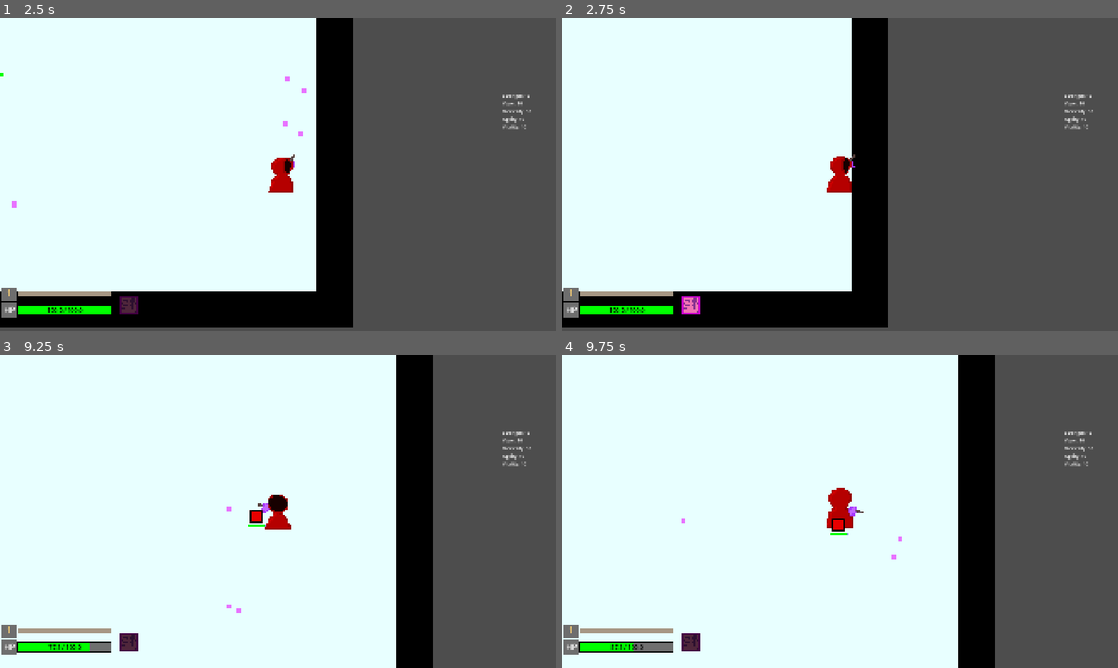
Above: before the commit, frames 1-4 (two rows, left to right).
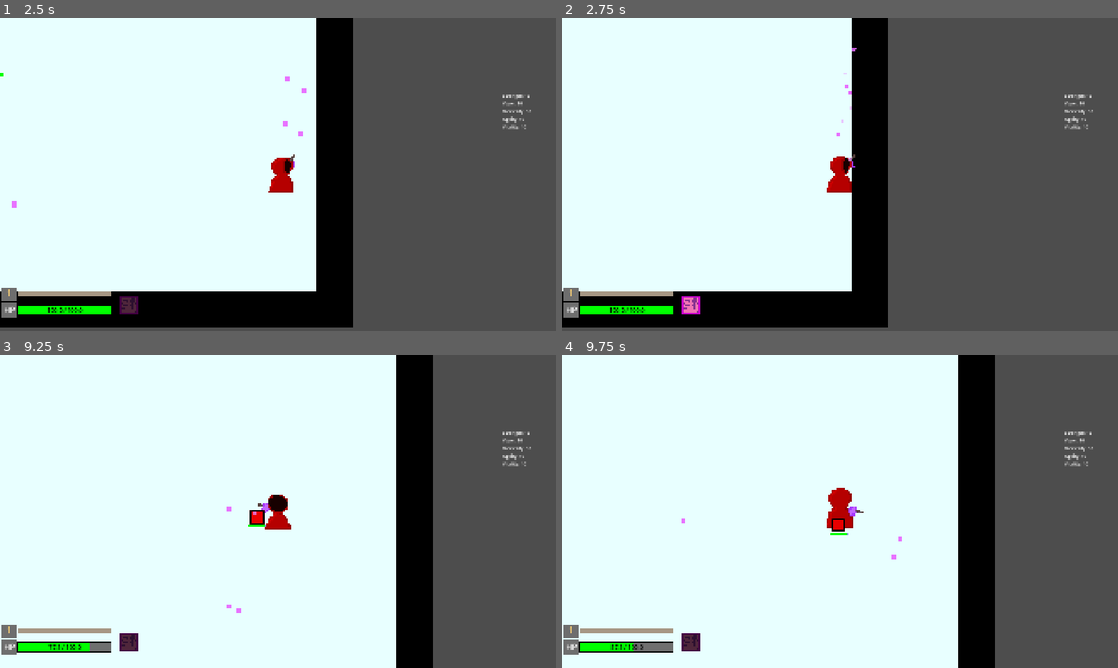
Above: after the commit, the same moments.

Repository: viggogoeth/NotMG
Game: Godot game, scene res://maps/dojo_world/dojo_map_2.tscn
The game is run twice, just before and just after one commit, with the same random seed, the same clock (stepped at 60 frames per second) and the same inputs. This scene is started directly instead of the project's main scene.
Inputs (mouse positions are in pixels of both pictures, inside the frame that each line leads up to):
- Up to frame 1 (2.5 s): tap Enter at 0.5 s; move the mouse to (400, 158) at 0.52 s; hold D (g_move_right) 0.53-1.25 s; tap Space (g_dodge) at 0.6 s; click (400, 158) at 0.67 s; drag from (166, 190) to (283, 174) at 1.27 s; move the mouse to (333, 105) at 2.02 s; press the mouse at (333, 105) at 2.03 s; hold D (g_move_right) from 2.03 s (still down)
- Up to frame 2 (2.75 s): keep holding D (g_move_right)
- Up to frame 3 (9.25 s): release D (g_move_right) at 2.75 s; release the mouse at (333, 442) at 2.75 s; drag from (250, 574) to (111, 464) at 2.77 s; tap Space (g_dodge) at 3.5, 8.1 s; move the mouse to (444, 558) at 3.52 s; hold A (g_move_left) 3.53-4.25 s; tap Mouse wheel down (g_zoom_out) at 3.6 s; drag from (111, 464) to (272, 511) at 4.27 s; move the mouse to (305, 511) at 5.02 s; hold S (g_move_down) 5.03-5.75 s; hold E (g_interact) 5.03-5.75 s; click (305, 511) at 5.17 s; drag from (194, 433) to (166, 527) at 5.77 s; move the mouse to (400, 495) at 6.52 s; hold W (g_move_up) 6.53-7.25 s; tap Mouse wheel up (g_zoom_in) at 6.6 s; drag from (166, 527) to (278, 508) at 7.27 s; move the mouse to (333, 442) at 8.02 s; hold S (g_move_down) 8.03-8.75 s; drag from (250, 574) to (111, 464) at 8.77 s
- Up to frame 4 (9.75 s): move the mouse to (1006, 558) at 9.52 s; press the mouse at (1006, 558) at 9.53 s; hold W (g_move_up) from 9.53 s (still down)

Frame 1 is identical in both runs. In frame 2, less than 0.1% of the frame differs, in the area x 49-53%, y 9-46%; in frame 3, less than 0.1%, in the area x 44-48%, y 49-55%; in frame 4, nothing differs.

Commit message:
projectile particles and a little hit animation for enemies

Diff:
--- a/entities/characters/enemies/base_enemy.gd
+++ b/entities/characters/enemies/base_enemy.gd
@@ -16,10 +16,15 @@
 
 @export var health_component: Node2D
 
+@export var sprites: Node2D
+var old_scale: Vector2
+
 var player: Player
 
 func _ready() -> void:
 	player = get_tree().get_first_node_in_group("player")
+	old_scale = sprites.scale
+
 
 func add_exp() -> void:
 	print("adding exp")
@@ -45,3 +50,7 @@
 func take_damage(amount: float) -> void:
 	var resist_adjusted_damage = amount * (1 - resistance)
 	health_component.take_damage(resist_adjusted_damage)
+
+	var scale_tween = create_tween()
+	scale_tween.tween_property(sprites, "scale", old_scale*1.1, 0.1)
+	scale_tween.tween_property(sprites, "scale", old_scale, 0.1)
--- a/entities/characters/enemies/slimes/green_slime.tscn
+++ b/entities/characters/enemies/slimes/green_slime.tscn
@@ -108,12 +108,13 @@
 fill_from = Vector2(0.5, 0.5)
 fill_to = Vector2(0.75, 0)
 
-[node name="GreenSlime" type="CharacterBody2D" unique_id=720180946 node_paths=PackedStringArray("health_component") groups=["enemy", "hostile_entities"]]
+[node name="GreenSlime" type="CharacterBody2D" unique_id=720180946 node_paths=PackedStringArray("health_component", "sprites") groups=["enemy", "hostile_entities"]]
 collision_layer = 4
 collision_mask = 2
 motion_mode = 1
 script = ExtResource("1_1rtpj")
 health_component = NodePath("Scalables/HealthComponent")
+sprites = NodePath("Scalables/AnimatedSprite2D")
 
 [node name="ColorRect" type="ColorRect" parent="." unique_id=832939916]
 visible = false
--- a/entities/characters/enemies/slimes/red_slime.tscn
+++ b/entities/characters/enemies/slimes/red_slime.tscn
@@ -121,12 +121,13 @@
 &"windup": SubResource("Animation_rj7h0")
 }
 
-[node name="RedSlime" type="CharacterBody2D" unique_id=715088784 node_paths=PackedStringArray("health_component")]
+[node name="RedSlime" type="CharacterBody2D" unique_id=715088784 node_paths=PackedStringArray("health_component", "sprites")]
 collision_layer = 4
 collision_mask = 2
 motion_mode = 1
 script = ExtResource("1_faa26")
 health_component = NodePath("Scalables/HealthComponent")
+sprites = NodePath("Scalables/Sprites")
 
 [node name="ColorRect" type="ColorRect" parent="." unique_id=1996940723]
 visible = false
--- a/entities/projectiles/projectile.gd
+++ b/entities/projectiles/projectile.gd
@@ -3,6 +3,8 @@
 const STRAIGHT_PATTERN = preload("res://entities/projectiles/patterns/straight_pattern.gd")
 const SINE_PATTERN = preload("res://entities/projectiles/patterns/sine_pattern.gd")
 const HOMING_PATTERN = preload("res://entities/projectiles/patterns/homing_pattern.gd")
+
+@export var on_hit_particles: PackedScene
 
 @export var speed: float = 750.0
 @export var max_range: float = 800.0
@@ -16,6 +18,7 @@
 
 var direction: Vector2
 var straight_distance_traveled: float = 0.0
+
 
 func _ready() -> void:
 	pass
@@ -45,7 +48,17 @@
 	if body.has_method("take_damage"):
 		body.take_damage(damage)
 
+	_add_particles_to_tree()
+
 	queue_free()
+
+func _add_particles_to_tree() -> void:
+	var node = on_hit_particles.instantiate()
+	node.position = global_position
+	node.set_backsplash(direction.normalized())
+	node.start_particles()
+
+	get_tree().current_scene.add_child(node)
 
 func get_closest_target() -> Node2D:
 	var targets: Array[Node2D] = $HomingRadius.get_overlapping_bodies()
--- a/entities/projectiles/projectile.tscn
+++ b/entities/projectiles/projectile.tscn
@@ -1,6 +1,7 @@
 [gd_scene format=3 uid="uid://duuga3j05yrok"]
 
 [ext_resource type="Script" uid="uid://br3cfvw8co5xj" path="res://entities/projectiles/projectile.gd" id="1_a85iw"]
+[ext_resource type="PackedScene" uid="uid://7dtiholfdu30" path="res://entities/projectiles/projectile_particles.tscn" id="2_yjiti"]
 
 [sub_resource type="RectangleShape2D" id="RectangleShape2D_qxf0c"]
 size = Vector2(16, 16)
@@ -13,6 +14,7 @@
 collision_layer = 0
 collision_mask = 14
 script = ExtResource("1_a85iw")
+on_hit_particles = ExtResource("2_yjiti")
 
 [node name="ColorRect" type="ColorRect" parent="." unique_id=723504515]
 z_index = -1
--- /dev/null
+++ b/entities/projectiles/projectile_particles.gd
@@ -0,0 +1,21 @@
+extends CPUParticles2D
+
+const TOTAL_SPEED: float = 500
+
+const MIN_PARTICLES: int = 1
+const MAX_PARTICLES: int = 3
+
+func _ready() -> void:
+	amount = randi_range(MIN_PARTICLES, MAX_PARTICLES)
+
+func _on_finished() -> void:
+	queue_free()
+
+func start_particles() -> void:
+	emitting = true
+	print(lifetime)
+	create_tween().tween_property(self, "color", Color(1,1,1,0.25), lifetime)
+
+func set_backsplash(dir: Vector2) -> void:
+	gravity.x = TOTAL_SPEED * (-dir.x)
+	gravity.y = TOTAL_SPEED * (-dir.y)
--- /dev/null
+++ b/entities/projectiles/projectile_particles.tscn
@@ -0,0 +1,30 @@
+[gd_scene format=3 uid="uid://7dtiholfdu30"]
+
+[ext_resource type="Script" uid="uid://c3uv8a2hr4x2p" path="res://entities/projectiles/projectile_particles.gd" id="1_sqbto"]
+
+[sub_resource type="Gradient" id="Gradient_vvrwk"]
+colors = PackedColorArray(1, 1, 1, 1, 1, 1, 1, 1)
+
+[sub_resource type="GradientTexture2D" id="GradientTexture2D_lqjh7"]
+gradient = SubResource("Gradient_vvrwk")
+width = 8
+height = 8
+
+[node name="ProjectileParticles" type="CPUParticles2D" unique_id=156253162]
+emitting = false
+amount = 3
+texture = SubResource("GradientTexture2D_lqjh7")
+lifetime = 0.25
+one_shot = true
+speed_scale = 1.8
+explosiveness = 0.69
+randomness = 0.69
+emission_shape = 1
+emission_sphere_radius = 40.27
+scale_amount_max = 1.4
+color = Color(1, 0.23921569, 1, 1)
+hue_variation_min = -1.0
+hue_variation_max = 1.0
+script = ExtResource("1_sqbto")
+
+[connection signal="finished" from="." to="." method="_on_finished"]
Not shown, added: entities/projectiles/projectile_particles.gd.uid
